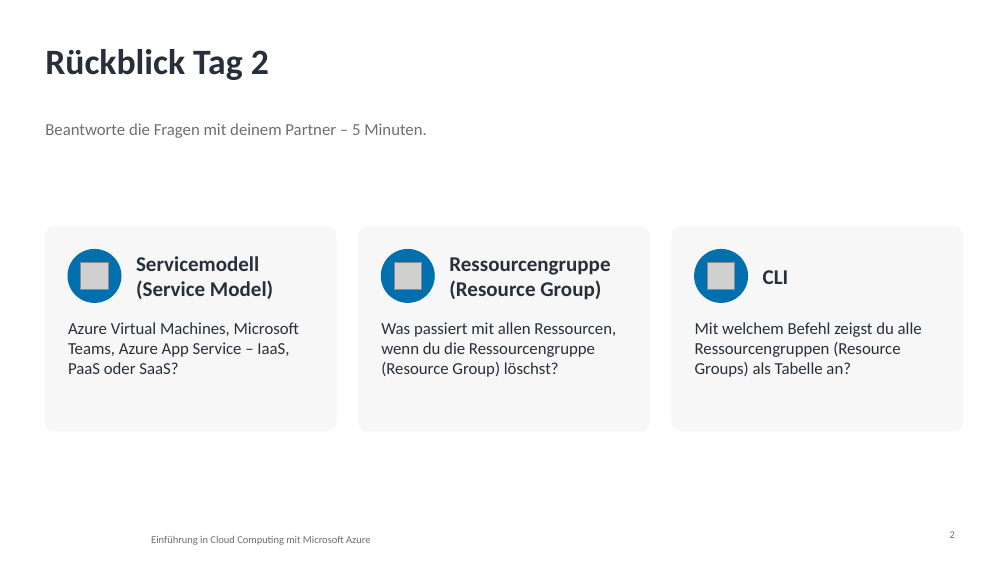
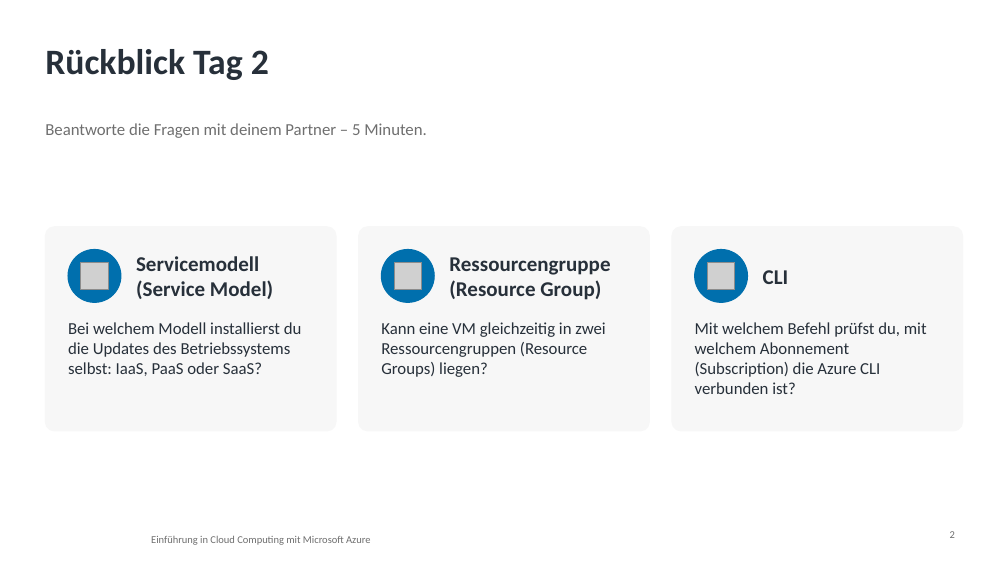
Before and after one commit to pat-teacher/azure-basics-training, a slide deck: slide 2 of praesentationen/tag-3-compute-und-storage.pptx. Drawn at 1008x567 pixels with LibreOffice and Linux fonts; fonts in the diff are those of the drawing; grey boxes stand for pictures; background and template pictures are left out. Boxes give left, top, right and bottom in pixels: in the first picture for what was removed or moved away, otherwise in the second. Text is boxed around its words. In the diff, an @@ line names an element or a change of style, - is before the commit and + after.

```diff
--- a/praesentationen/tag-3-compute-und-storage.pptx
+++ b/praesentationen/tag-3-compute-und-storage.pptx
@@ text at bbox=[68, 322, 302, 376]: text changed @@
-Azure Virtual Machines, Microsoft Teams, Azure App Service – IaaS, PaaS oder SaaS?
+Bei welchem Modell installierst du die Updates des Betriebssystems selbst: IaaS, PaaS oder SaaS?
@@ text at bbox=[381, 322, 605, 377]: text changed @@
-Was passiert mit allen Ressourcen, wenn du die Ressourcengruppe (Resource Group) löschst?
+Kann eine VM gleichzeitig in zwei Ressourcengruppen (Resource Groups) liegen?
@@ text at bbox=[695, 322, 927, 394]: text changed @@
-Mit welchem Befehl zeigst du alle Ressourcengruppen (Resource Groups) als Tabelle an?
+Mit welchem Befehl prüfst du, mit welchem Abonnement (Subscription) die Azure CLI verbunden ist?
```
Also in this commit, not shown: 2 slides added, 2 other files.
